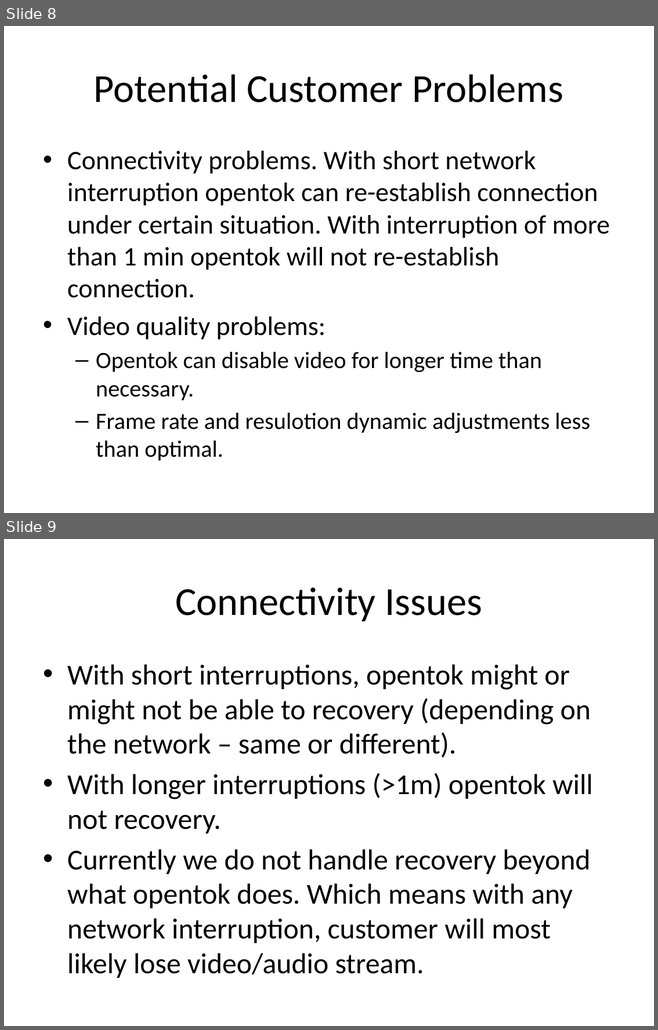
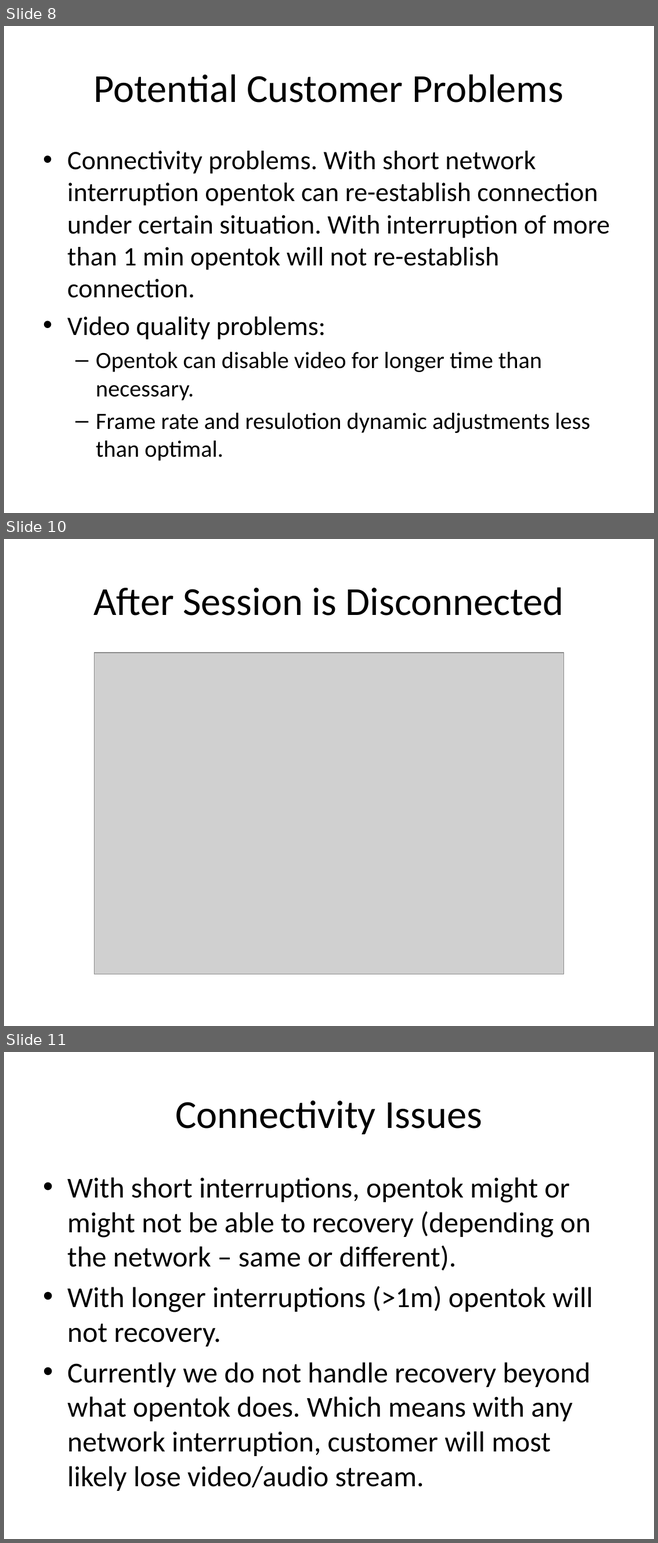
Before and after one commit to LukeZhao/misc, a slide deck: opentokvideofix/OpenTok Issues and Solutions.pptx. Shown one above the other, each under a label of ours: slides 8 and 9 before the commit, slides 8, 10 and 11 after it; the slides between them are not shown. The pictures are 658x1030 and 658x1543 pixels, drawn with LibreOffice and Linux fonts; fonts in the diff are those of the drawing; grey boxes stand for pictures. Boxes give left, top, right and bottom in pixels: in the first picture for what was removed or moved away, otherwise in the second. Text is boxed around its words. In the diff, an @@ line names an element or a change of style, - is before the commit and + after.

```diff
--- a/opentokvideofix/OpenTok Issues and Solutions.pptx
+++ b/opentokvideofix/OpenTok Issues and Solutions.pptx
@@ slide 10 added at box(4, 539, 654, 1026), background #FFFFFF @@
@@ title added at box(93, 587, 563, 616), 44 pt, text #000000 @@
+After Session is Disconnected
@@ picture added at box(94, 653, 563, 974) @@
@@ what was slide 9 is now slide 11 @@
```
Also in this commit, not shown: 2 slides changed, 1 other slide added.
